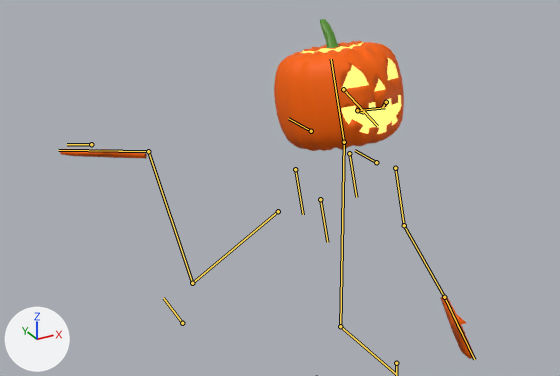
One commit to the Blender file actor/BotWZelda/skeleton2.blend: the scene before it, then after it.
Rendered twice from a camera (50 mm lens) standing at (-0.847, -1.251, 2.088) and looking at (-0.158, 0.001, 1.462). Lighting does not change. The marker at lower left points along +X, +Y and +Z. Both versions are drawn at frame 10 of the action 'TestAnim'; the numbers are the values there. The bones that bend it are drawn over the model as lines.

Names of what the first picture shows: 'Pumpkin'.
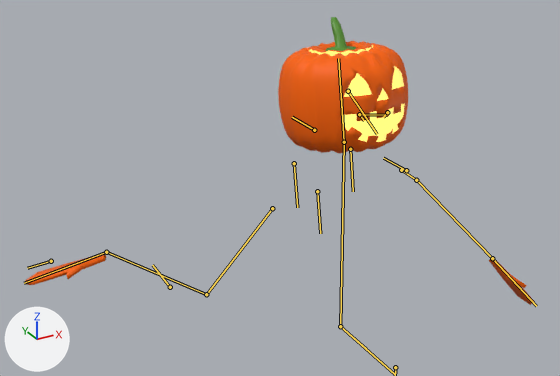
The edits, one by one:
Bone 'LHandIK' (bone_lhandik) moves from (0.113, -0.336, -0.299) to (0.061, -0.181, -0.161).
Bone 'LHandIK' (bone_lhandik) turns from (-66, -25, -9) to (-35, -13, -9) degrees about its own x, y and z.
Bone 'RHandIK' (bone_rhandik) moves from (-0.243, -0.325, 0.189) to (-0.131, -0.175, 0.102).
Bone 'RHandIK' (bone_rhandik) turns from (42, 9, 5) to (23, 5, 2) degrees about its own x, y and z.
Bone 'HeadIK' (bone_headik) turns from (-16, 8, 1) to (-8, 4, 1) degrees about its own x, y and z.

Where the change shows, as pixel boxes [x1, y1, x2, y2] in the pictures (560 x 376 px):
'Pumpkin', posed (23% wider, 15% shorter)
    before: [60, 19, 473, 359]
    after: [25, 17, 534, 305]
bone 'LHandIK', root to tip
    before: (444, 297) to (474, 359)
    after: (492, 258) to (536, 306)
bone 'RHandIK', root to tip
    before: (148, 151) to (58, 150)
    after: (106, 252) to (24, 283)
bone 'HeadIK', root to tip
    before: (344, 142) to (331, 59)
    after: (344, 142) to (338, 58)
